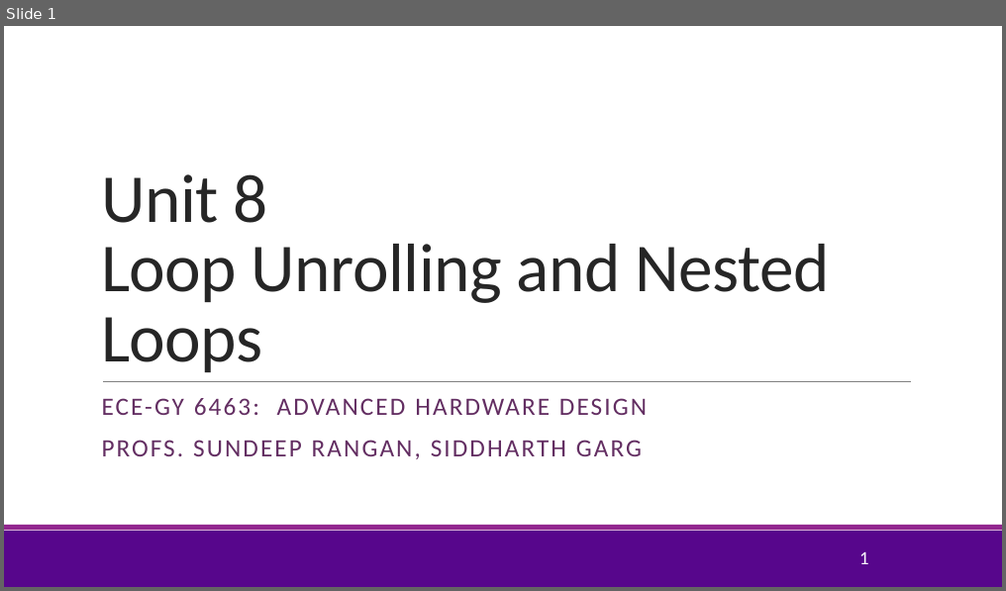
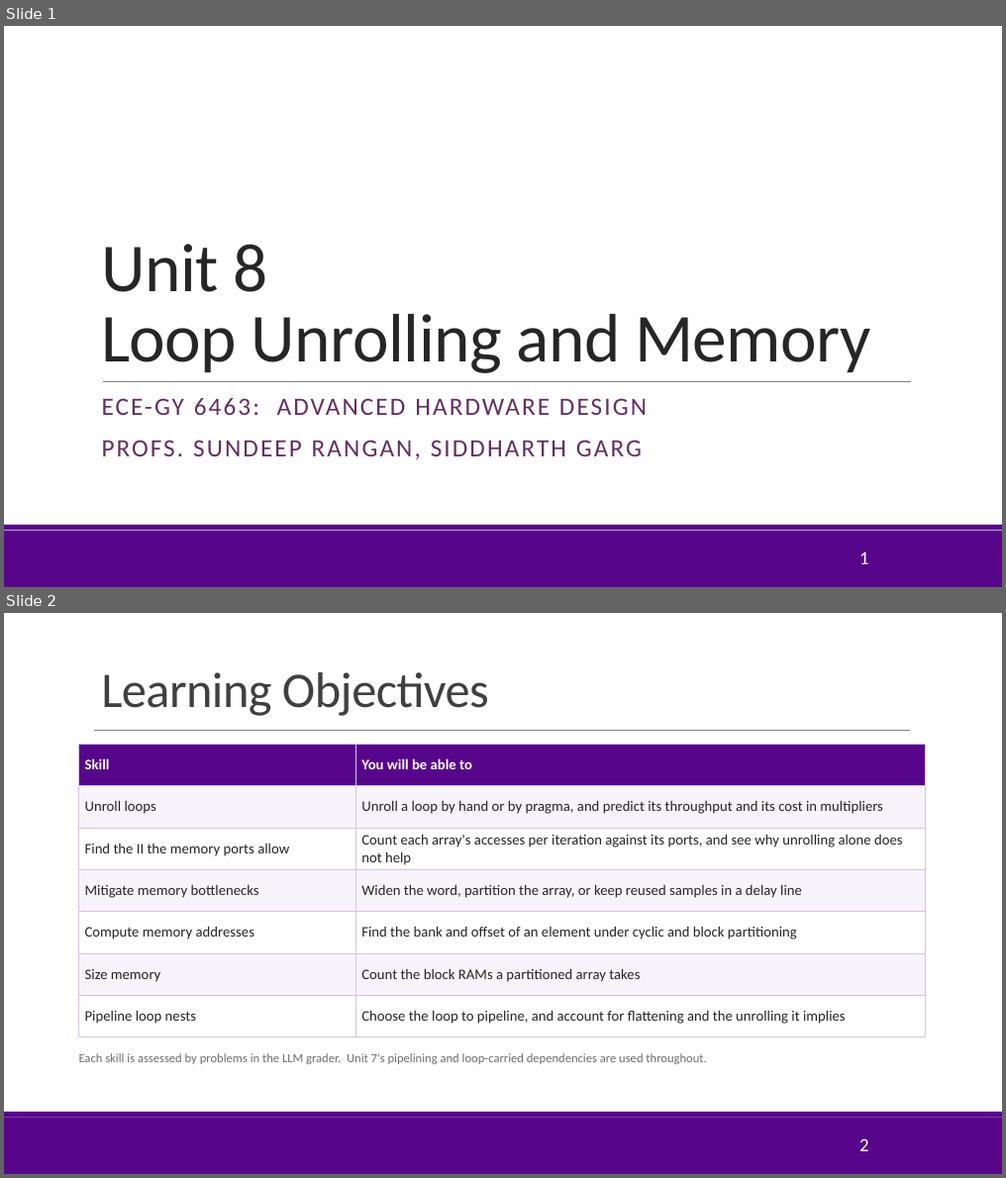
Before and after one commit to sdrangan/hwdesign, a slide deck: units/unit08_unroll/unroll.pptx. Shown one above the other, each under a label of ours: slide 1 before the commit, slides 1 and 2 after it. The pictures are 1006x591 and 1006x1178 pixels, drawn with LibreOffice and Linux fonts; fonts in the diff are those of the drawing; background and template pictures are left out. Boxes give left, top, right and bottom in pixels: in the first picture for what was removed or moved away, otherwise in the second. Text is boxed around its words. In the diff, an @@ line names an element or a change of style, - is before the commit and + after.

```diff
--- a/units/unit08_unroll/unroll.pptx
+++ b/units/unit08_unroll/unroll.pptx
@@ slide 2 added at <box>4,613,1002,1174</box>, background #FFFFFF; not listed: 1 template element that a slide beside it also shows @@
@@ title added at <box>101,672,489,716</box>, 48 pt, text #404040 @@
+Learning Objectives
@@ line added from (94, 731) to (910, 731), #808080 0.5 pt @@
@@ table added at <box>79,744,925,1038</box>, 7 rows, 2 columns @@
+Skill | You will be able to
+Unroll loops | Unroll a loop by hand or by pragma, and predict its throughput and its cost in multipliers
+Find the II the memory ports allow | Count each array's accesses per iteration against its ports, and see why unrolling alone does not help
+Mitigate memory bottlenecks | Widen the word, partition the array, or keep reused samples in a delay line
+Compute memory addresses | Find the bank and offset of an element under cyclic and block partitioning
+Size memory | Count the block RAMs a partitioned array takes
+Pipeline loop nests | Choose the loop to pipeline, and account for flattening and the unrolling it implies
@@ text added at <box>79,1054,706,1064</box>, 12 pt, text #6E6E6E @@
+Each skill is assessed by problems in the LLM grader. Unit 7's pipelining and loop-carried dependencies are used throughout.
@@ rectangle added at <box>4,1118,1002,1174</box>, fill #57068C @@
@@ page number added at <box>859,1139,869,1152</box>, 18 pt, text #FFFFFF @@
+2
@@ slide 1 changed as well @@
@@ title at <box>101,244,871,373</box>: text changed @@
-Unit 8
-Loop Unrolling and Nested Loops
+Unit 8
+Loop Unrolling and Memory
@@ rectangle at <box>4,525,1002,530</box>: fill #92278F to #57068C @@
```
Also in this commit, not shown: 6 other slides changed, 33 other slides added, 4 slides removed, 45 other files.
